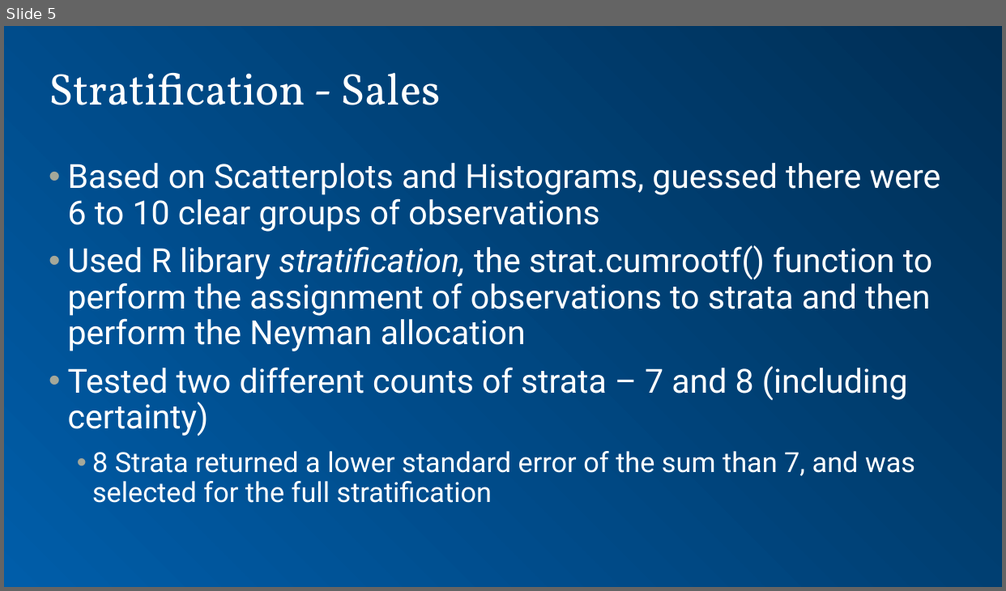
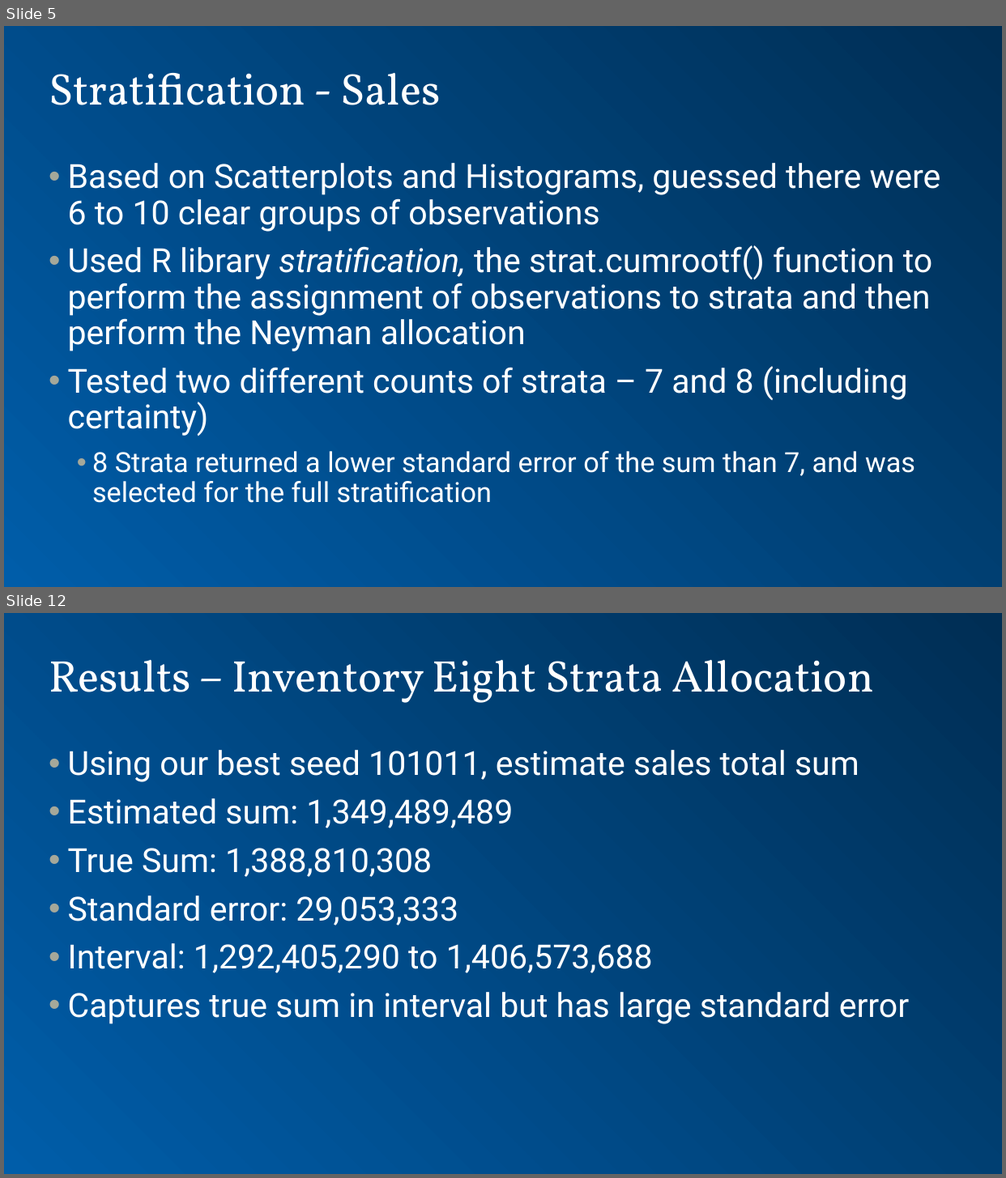
Before and after one commit to dpmurraygt/MSDS6370Project, a slide deck: presentation - Sales.pptx. Shown one above the other, each under a label of ours: slide 5 before the commit, slides 5 and 12 after it; the slides between them are not shown. The pictures are 1006x591 and 1006x1178 pixels, drawn with LibreOffice and Linux fonts; fonts in the diff are those of the drawing; background and template pictures are left out. Boxes give left, top, right and bottom in pixels: in the first picture for what was removed or moved away, otherwise in the second. Text is boxed around its words. In the diff, an @@ line names an element or a change of style, - is before the commit and + after.

```diff
--- a/presentation - Sales.pptx
+++ b/presentation - Sales.pptx
@@ slide 12 added at (4, 613, 1002, 1174), background gradient #002F54 to #005DA9 @@
@@ title added at (49, 660, 874, 703), 32 pt, text #FFFFFF @@
+Results – Inventory Eight Strata Allocation
@@ text added at (68, 750, 910, 1024), 24 pt, text #FFFFFF @@
+• Using our best seed 101011, estimate sales total sum
+• Estimated sum: 1,349,489,489
+• True Sum: 1,388,810,308
+• Standard error: 29,053,333
+• Interval: 1,292,405,290 to 1,406,573,688
+• Captures true sum in interval but has large standard error
```
Also in this commit, not shown: 1 slide changed, 6 other slides added.
